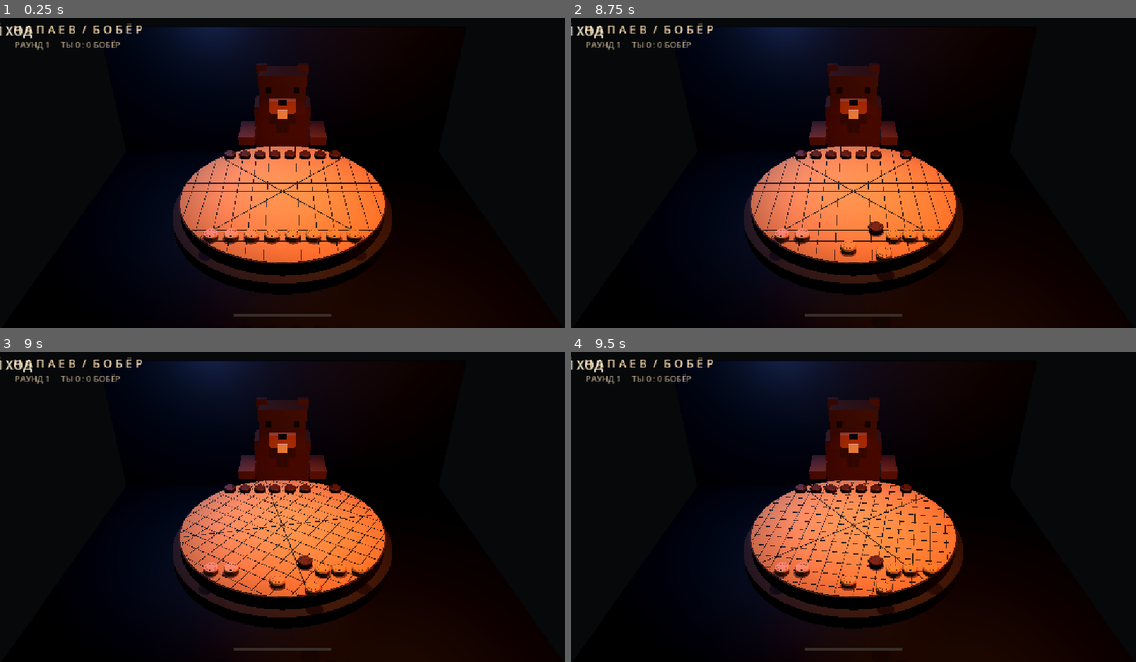
Above: before the commit, frames 1-4 (two rows, left to right).
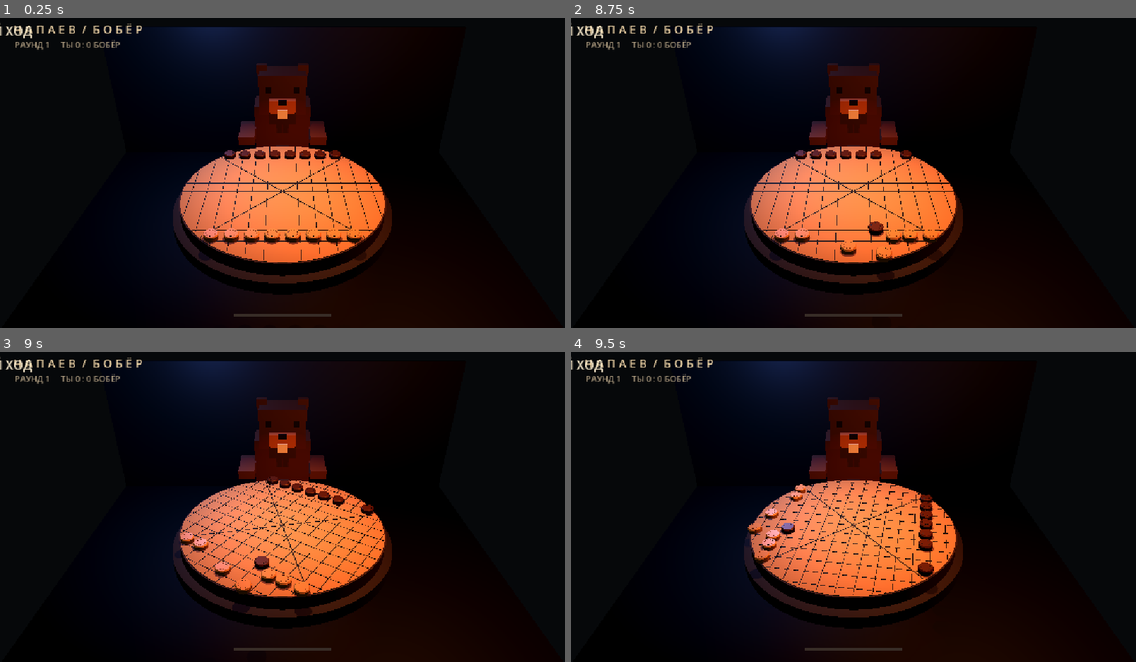
Above: after the commit, the same moments.

Repository: perrarancino/beaver-chapaev
Game: Godot game, scene res://main.tscn
Two runs of this game, one before a commit and one after it. Both use one fixed random seed, a clock stepped at 60 frames per second and the inputs below.
Inputs (mouse positions are in pixels of both pictures, inside the frame that each line leads up to):
- Up to frame 1 (0.25 s): no input
- Up to frame 2 (8.75 s): tap Enter at 0.5, 2, 4.25 s; move the mouse to (977, 154) at 0.52 s; click (977, 154) at 0.67 s; tap Space at 1.25, 2.75, 5 s; drag from (740, 185) to (825, 231) at 1.27 s; move the mouse to (910, 98) at 2.02 s; click (910, 98) at 2.17 s; drag from (825, 231) to (684, 120) at 2.77 s; move the mouse to (1023, 216) at 3.52 s; click (1023, 216) at 3.67 s; drag from (684, 120) to (768, 89) at 4.27 s; move the mouse to (881, 169) at 5.02 s; click (881, 169) at 5.17 s; drag from (768, 89) to (740, 185) at 5.77 s; move the mouse to (977, 154) at 6.52 s; click (977, 154) at 6.67 s; drag from (740, 185) to (825, 231) at 7.27 s; move the mouse to (910, 98) at 8.02 s; click (910, 98) at 8.17 s
- Up to frame 3 (9 s): drag from (254, 565) to (113, 454) at 8.77 s
- Up to frame 4 (9.5 s): no input

Frames 1-2 are identical in both runs. In frame 3, 2.1% of the frame differs, in the area x 31-67%, y 40-86%; in frame 4, 2.1%, in the area x 31-66%, y 42-85%.

Commit message:
Keep pieces attached during board rotation

Diff:
--- a/game.gd
+++ b/game.gd
@@ -24,8 +24,7 @@
 var rng := RandomNumberGenerator.new()
 var orbiting := false
 var board_angle := 0.0
-var rotation_start_angle := 0.0
-var rotation_start_transforms: Dictionary = {}
+var rotation_proxies: Dictionary = {}
 
 func _ready() -> void:
  rng.randomize()
@@ -123,20 +122,22 @@
 func _unhandled_input(event: InputEvent) -> void:
  if event is InputEventMouseButton and event.button_index == MOUSE_BUTTON_LEFT and not event.pressed and orbiting:
   orbiting = false
-  for piece in pieces:
-   if is_instance_valid(piece) and not piece.get_meta("fallen", false):
+  for piece in rotation_proxies:
+   var proxy: Node3D = rotation_proxies[piece]
+   if is_instance_valid(piece) and is_instance_valid(proxy):
+    piece.global_transform = proxy.global_transform
+    piece.reset_physics_interpolation()
     piece.linear_velocity = Vector3.ZERO
     piece.angular_velocity = Vector3.ZERO
+    piece.visible = true
     piece.freeze = false
     piece.sleeping = true
+    proxy.queue_free()
+  rotation_proxies.clear()
   return
  if event is InputEventMouseMotion and orbiting:
   board_angle += event.relative.x * 0.006
   $BoardPivot.rotation.y = board_angle
-  var rotation := Transform3D(Basis(Vector3.UP, board_angle - rotation_start_angle), Vector3.ZERO)
-  for piece in pieces:
-   if is_instance_valid(piece) and rotation_start_transforms.has(piece):
-    piece.global_transform = rotation * rotation_start_transforms[piece]
   return
  if phase != "aim" or turn != 0: return
  if event is InputEventMouseButton and event.button_index == MOUSE_BUTTON_LEFT:
@@ -151,15 +152,21 @@
     aiming = true
    elif hit and hit.collider == $BoardPhysics and hit.position.z > 0.5:
     orbiting = true
-    rotation_start_angle = board_angle
-    rotation_start_transforms.clear()
+    rotation_proxies.clear()
     for piece in pieces:
      if is_instance_valid(piece) and not piece.get_meta("fallen", false):
       piece.linear_velocity = Vector3.ZERO
       piece.angular_velocity = Vector3.ZERO
-      piece.freeze_mode = RigidBody3D.FREEZE_MODE_KINEMATIC
+      piece.freeze_mode = RigidBody3D.FREEZE_MODE_STATIC
       piece.freeze = true
-      rotation_start_transforms[piece] = piece.global_transform
+      var proxy := Node3D.new()
+      $BoardPivot.add_child(proxy)
+      proxy.global_transform = piece.global_transform
+      for child in piece.get_children():
+       if child is MeshInstance3D:
+        proxy.add_child(child.duplicate())
+      piece.visible = false
+      rotation_proxies[piece] = proxy
   elif aiming:
    var drag: Vector2 = event.position - drag_start
    aiming = false
